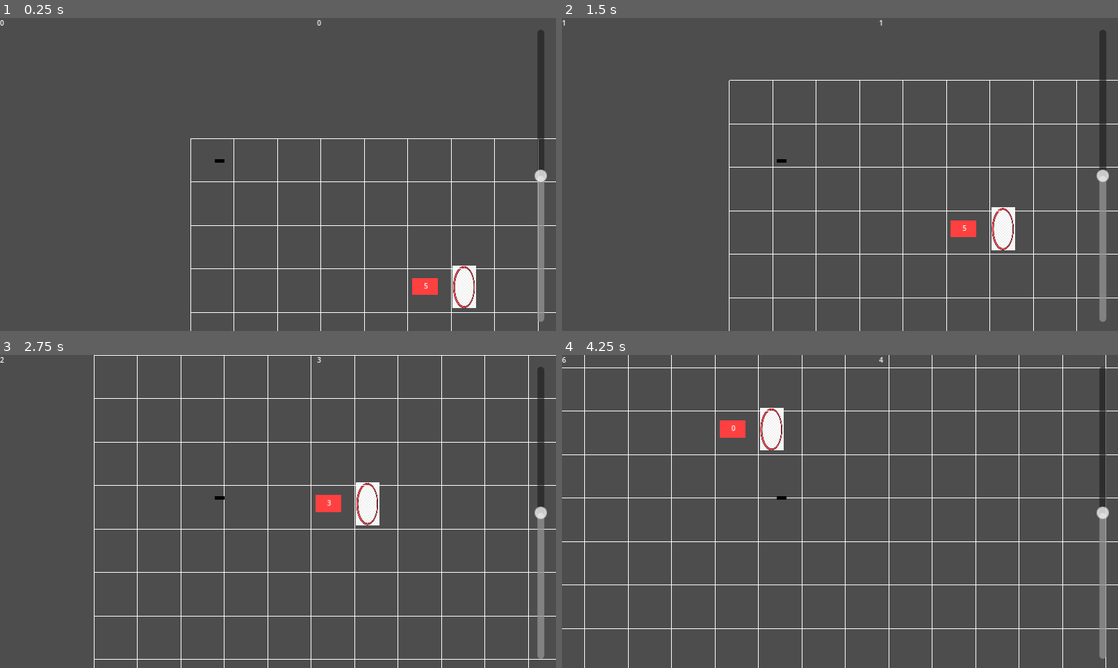
Above: before the commit, frames 1-4 (two rows, left to right).
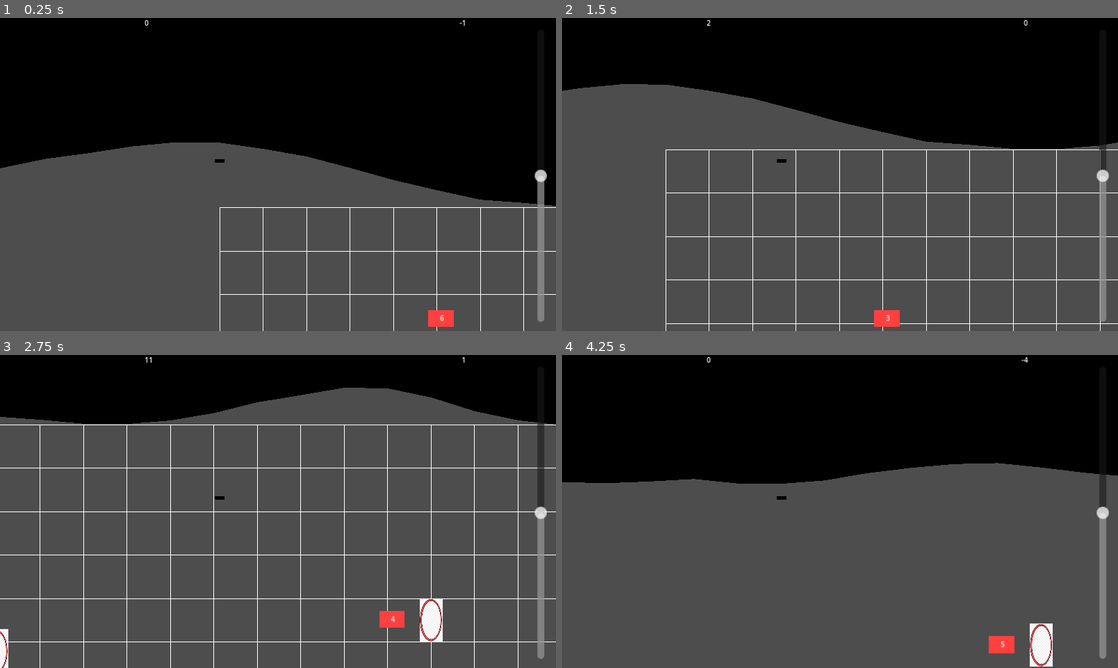
Above: after the commit, the same moments.

Repository: DvirKomlosh/glider
Game: Godot game, scene res://Scences/Main.tscn
Same seed, same stepped clock (60 frames per second), same inputs: the game is played once before the commit and once after it.
Inputs:
- Up to frame 1 (0.25 s): no input
- Up to frame 2 (1.5 s): hold Space 0.53-1.28 s; tap Space at 1.35 s
- Up to frame 3 (2.75 s): tap Space at 1.52, 1.82 s; hold Space from 2.03 s (still down)
- Up to frame 4 (4.25 s): release Space at 2.78 s; tap Space at 2.85, 3.02, 3.32 s; hold Space from 3.53 s (still down)

The runs differ from the first frame. In frame 1, 50% of the frame differs, in the area x 0-100%, y 0-100%; in frame 2, 36%; in frame 3, 24%; in frame 4, 41%.

Commit message:
with walls

Diff:
--- a/Scences/Main.tscn
+++ b/Scences/Main.tscn
@@ -1,14 +1,15 @@
-[gd_scene load_steps=4 format=3 uid="uid://dlue7lxuy1gh8"]
+[gd_scene load_steps=6 format=3 uid="uid://dlue7lxuy1gh8"]
 
 [ext_resource type="Script" path="res://Scripts/Main.gd" id="1_2ayxk"]
 [ext_resource type="PackedScene" uid="uid://dosackr3aogrr" path="res://Scences/glider.tscn" id="1_mtst1"]
+[ext_resource type="Script" path="res://Scences/environment.gd" id="3_deydf"]
 [ext_resource type="Script" path="res://Scripts/Rings.gd" id="3_n4ehn"]
+[ext_resource type="Script" path="res://Scences/walls.gd" id="4_m5oe5"]
 
 [node name="Main" type="Node2D"]
 script = ExtResource("1_2ayxk")
 
 [node name="Glider" parent="." instance=ExtResource("1_mtst1")]
-position = Vector2(670, 398)
 
 [node name="Camera2D" type="Camera2D" parent="Glider"]
 position = Vector2(-658, -1681)
@@ -17,19 +18,6 @@
 position_smoothing_speed = 20.0
 
 [node name="CanvasLayer" type="CanvasLayer" parent="."]
-
-[node name="x" type="Label" parent="CanvasLayer"]
-offset_right = 740.0
-offset_bottom = 396.0
-text = "number
-"
-
-[node name="y" type="Label" parent="CanvasLayer"]
-offset_right = 740.0
-offset_bottom = 396.0
-text = "number
-"
-horizontal_alignment = 2
 
 [node name="Controller" type="VSlider" parent="CanvasLayer"]
 anchors_preset = 11
@@ -46,21 +34,41 @@
 min_value = -90.0
 max_value = 90.0
 
-[node name="RingIndicator" type="ColorRect" parent="CanvasLayer"]
-visible = false
-anchors_preset = 6
-anchor_left = 1.0
-anchor_top = 0.5
-anchor_right = 1.0
-anchor_bottom = 0.5
-offset_left = -97.0
-offset_top = -21.0
-offset_right = -57.0
-offset_bottom = 19.0
-grow_horizontal = 0
-grow_vertical = 2
-color = Color(1, 0.18, 0.18, 1)
+[node name="Control" type="Control" parent="CanvasLayer"]
+layout_mode = 3
+anchors_preset = 5
+anchor_left = 0.5
+anchor_right = 0.5
+offset_left = -20.0
+offset_right = 20.0
+offset_bottom = 40.0
+grow_horizontal = 2
 
-[node name="Rings" type="Node2D" parent="."]
-scale = Vector2(3, 3)
+[node name="x" type="Label" parent="CanvasLayer/Control"]
+layout_mode = 2
+offset_left = -287.5
+offset_right = 452.5
+offset_bottom = 396.0
+text = "number
+"
+
+[node name="y" type="Label" parent="CanvasLayer/Control"]
+layout_mode = 2
+offset_left = -287.5
+offset_right = 452.5
+offset_bottom = 396.0
+text = "number
+"
+horizontal_alignment = 2
+
+[node name="Environment" type="Node2D" parent="."]
+script = ExtResource("3_deydf")
+
+[node name="Walls" type="Node2D" parent="Environment"]
+script = ExtResource("4_m5oe5")
+
+[node name="Rings" type="Node2D" parent="Environment"]
 script = ExtResource("3_n4ehn")
+
+[connection signal="wall_entred" from="Environment/Walls" to="Environment" method="on_wall_entred"]
+[connection signal="in_hoop" from="Environment/Rings" to="." method="_in_hoop"]
--- a/Scences/Ring.tscn
+++ b/Scences/Ring.tscn
@@ -1,8 +1,14 @@
-[gd_scene load_steps=6 format=3 uid="uid://ryby62sdmkgt"]
+[gd_scene load_steps=8 format=3 uid="uid://ryby62sdmkgt"]
 
 [ext_resource type="Texture2D" uid="uid://cjps34wyoyujf" path="res://Assets/hoop.png" id="1_hybc7"]
 [ext_resource type="Script" path="res://Scripts/Ring.gd" id="1_sas4b"]
 [ext_resource type="Script" path="res://Scences/ring_indicator.gd" id="3_07uct"]
+
+[sub_resource type="SegmentShape2D" id="SegmentShape2D_lefqb"]
+b = Vector2(0, -10000)
+
+[sub_resource type="SegmentShape2D" id="SegmentShape2D_owivs"]
+b = Vector2(0, 10000)
 
 [sub_resource type="RectangleShape2D" id="RectangleShape2D_s8l7c"]
 size = Vector2(8, 142)
@@ -11,7 +17,7 @@
 size = Vector2(30.3425, 7)
 
 [node name="Ring" type="Node2D"]
-scale = Vector2(2, 2)
+scale = Vector2(6, 6)
 script = ExtResource("1_sas4b")
 
 [node name="Back" type="Sprite2D" parent="."]
@@ -27,6 +33,16 @@
 texture = ExtResource("1_hybc7")
 region_enabled = true
 region_rect = Rect2(105, 0, 45, 165)
+
+[node name="UnderOver" type="Area2D" parent="."]
+
+[node name="Under" type="CollisionShape2D" parent="UnderOver"]
+position = Vector2(0, -80)
+shape = SubResource("SegmentShape2D_lefqb")
+
+[node name="Over" type="CollisionShape2D" parent="UnderOver"]
+position = Vector2(0, 80)
+shape = SubResource("SegmentShape2D_owivs")
 
 [node name="Middle" type="Area2D" parent="."]
 
@@ -63,4 +79,5 @@
 horizontal_alignment = 1
 vertical_alignment = 1
 
+[connection signal="body_entered" from="UnderOver" to="." method="_on_under_over_body_entered"]
 [connection signal="body_entered" from="Middle" to="." method="_on_in_loop"]
--- /dev/null
+++ b/Scences/Wall.tscn
@@ -0,0 +1,6 @@
+[gd_scene load_steps=2 format=3 uid="uid://dc345tcvjftm1"]
+
+[ext_resource type="Script" path="res://Scences/wall.gd" id="1_8q8g1"]
+
+[node name="Wall" type="Node2D"]
+script = ExtResource("1_8q8g1")
--- /dev/null
+++ b/Scences/environment.gd
@@ -0,0 +1,107 @@
+extends Node2D
+
+var min_passage_width: float= 200.0
+var section_length: float = 10000.0
+var section_size: int = 10
+var subsection_length: float = section_length / section_size
+
+var noise_down = FastNoiseLite.new()
+var noise_up = FastNoiseLite.new()
+var noise_path = FastNoiseLite.new()
+
+var next_ring_position = 6000
+var ring_distance = 10000
+var ring_distance_distance = 2000
+
+var y_values = Vector2(0, 10000)
+var x_value = -section_length * 2
+
+@onready var rings = $Rings
+@onready var walls = $Walls
+
+
+# Called when the node enters the scene tree for the first time.
+func _ready() -> void:
+	noise_down.seed = randi()
+	noise_down.noise_type = FastNoiseLite.TYPE_PERLIN
+	noise_down.frequency = 0.1
+
+	noise_up.seed = randi()
+	noise_up.noise_type = FastNoiseLite.TYPE_PERLIN
+	noise_up.frequency = 0.1
+
+	noise_path.seed = randi()
+	noise_path.noise_type = FastNoiseLite.TYPE_PERLIN
+	noise_path.frequency = 0.03
+
+	for i in range(5):
+		_generate_walls(x_value, y_values[0], y_values[1])
+
+		# Set the glider slightly below the celing, at the start
+		if abs(x_value) < subsection_length:
+			$"../Glider".position = Vector2(x_value, y_values[0] + 300)
+
+
+
+func _generate_ring(x_pos, down1, down2, up1, up2):
+	'''
+	generates a ring at the next ring position, at the middle of the tunnel
+	'''
+	# calculates the middle of the tunnel to place a ring
+	var ratio_x = (x_pos - down1.x) / (down2.x - down1.x)
+	var y_down = down1.y * (1 - ratio_x) + down2.y * ratio_x
+	var y_up = up1.y * (1 - ratio_x) + up2.y * ratio_x
+
+	var y_pos = (y_up + y_down) / 2
+
+	_generate_next_ring_position()
+	rings.call_deferred("instentiate_ring",(Vector2(x_pos, y_pos)))
+
+func on_wall_entred():
+	_generate_walls(x_value, y_values[0], y_values[1])
+	walls.call_deferred("destroy_last")
+	rings.remove_rings(x_value - section_length * 5)
+
+
+func _generate_walls(starting_x: float, y_down: float, y_up: float):
+	'''
+	generates 2 lists of a points to make walls out of.
+	'''
+	var up_points = []
+	var down_points = []
+	var last_x = starting_x
+	up_points.append(Vector2(starting_x, y_up))
+	down_points.append(Vector2(starting_x, y_down))
+
+	for i in range(section_size):
+		var x = starting_x + subsection_length * (i + 1)
+		var slope_down = atanh(noise_down.get_noise_1d(x * 0.001)) + 0.01
+		var slope_up = atanh(noise_up.get_noise_1d(x * 0.001)) - 0.01
+		var path = 1500 * noise_path.get_noise_1d(x * 0.001)
+		y_down = y_down + slope_down * subsection_length + path
+		y_up = y_up + slope_up * subsection_length + path
+
+		if y_up - y_down < 4000:
+			y_up = y_down + 8000
+
+		down_points.append(Vector2(x, y_down))
+		up_points.append(Vector2(x, y_up))
+
+		if next_ring_position <= x and next_ring_position > last_x:
+			_generate_ring(next_ring_position, down_points[-1], down_points[-2], up_points[-1],up_points[-2])
+
+		last_x = x
+
+	walls.instantiate_wall(down_points, up_points)
+
+	x_value += section_length
+	y_values = Vector2(y_down, y_up)
+
+func _generate_next_ring_position():
+	'''
+	returns the next ring position
+	'''
+	next_ring_position += ring_distance
+	ring_distance += ring_distance_distance
+
+	return next_ring_position
--- a/Scences/glider.tscn
+++ b/Scences/glider.tscn
@@ -6,7 +6,7 @@
 [sub_resource type="RectangleShape2D" id="RectangleShape2D_cjbsd"]
 size = Vector2(190, 73)
 
-[node name="Glider" type="CharacterBody2D"]
+[node name="Glider" type="CharacterBody2D" groups=["player"]]
 script = ExtResource("1_353v6")
 
 [node name="Sprite2D" type="Sprite2D" parent="."]
--- /dev/null
+++ b/Scences/wall.gd
@@ -0,0 +1,71 @@
+extends Node2D
+
+signal wall_entred
+
+
+var up_wall_points
+var down_wall_points
+var wall_size = 10000
+var entrance_thickness = 1000
+
+func _set_up_polygons() -> void:
+	var extreme_x = Vector2(down_wall_points[0].x, down_wall_points[-1].x)
+
+	# create down polygon points to close the shape
+	var down_points_polygon = down_wall_points
+	down_points_polygon.append(Vector2(extreme_x[1] ,down_wall_points[-1].y - wall_size))
+	down_points_polygon.append(Vector2(extreme_x[0] ,down_wall_points[0].y - wall_size))
+
+	# create up polygon points to close the shape
+	var up_points_polygon = up_wall_points
+	up_points_polygon.append(Vector2(extreme_x[1] ,up_wall_points[-1].y + wall_size))
+	up_points_polygon.append(Vector2(extreme_x[0] ,up_wall_points[0].y + wall_size))
+
+	var down_static = StaticBody2D.new()
+	var down_collision = CollisionPolygon2D.new()
+	var down_polygon = Polygon2D.new()
+	down_polygon.color = Color.BLACK
+
+	down_collision.polygon = PackedVector2Array(down_points_polygon)
+	down_static.add_child(down_collision)
+	add_child(down_static)
+
+	down_polygon.polygon = PackedVector2Array(down_points_polygon)
+	add_child(down_polygon)
+
+	var up_static = StaticBody2D.new()
+	var up_collision = CollisionPolygon2D.new()
+	var up_polygon = Polygon2D.new()
+	up_polygon.color = Color.BLACK
+
+	up_collision.polygon = PackedVector2Array(up_points_polygon)
+	up_static.add_child(up_collision)
+	add_child(up_static)
+
+	up_polygon.polygon = PackedVector2Array(up_points_polygon)
+	add_child(up_polygon)
+
+
+func _set_up_entrance() -> void:
+	var entrance_shape = Vector2(entrance_thickness, up_wall_points[0].y  - down_wall_points[0].y)
+	var entrance_position =  Vector2(up_wall_points[0].x, (up_wall_points[0].y + down_wall_points[0].y) / 2)
+	var area = Area2D.new()
+	var collision = CollisionShape2D.new()
+	var shape = RectangleShape2D.new()
+
+	shape.extents = entrance_shape
+	collision.shape = shape
+	collision.position = entrance_position
+
+	area.add_child(collision)
+	add_child(area)
+
+	area.connect("body_entered", Callable(self,"_on_body_entred"))
+
+func _on_body_entred(body):
+	if body.is_in_group("player"):
+		wall_entred.emit()
+
+func _ready() -> void:
+	call_deferred("_set_up_polygons")
+	call_deferred("_set_up_entrance")
--- /dev/null
+++ b/Scences/walls.gd
@@ -0,0 +1,30 @@
+extends Node2D
+
+signal wall_entred
+
+var wall_scene = preload("res://Scences/Wall.tscn")
+var walls = []
+
+func _wall_entred():
+	wall_entred.emit()
+
+func destroy_last():
+	'''
+	destroys the last wall, and removes it from the tree
+	'''
+	if len(walls) > 0:
+		remove_child(walls[0])
+		walls.remove_at(0)
+
+func instantiate_wall(points_down, points_up) -> void:
+	'''
+	creates a wall with the given points
+	'''
+
+	var new_wall = wall_scene.instantiate()
+	new_wall.down_wall_points = points_down
+	new_wall.up_wall_points = points_up
+	add_child(new_wall)
+	new_wall.wall_entred.connect(_wall_entred)
+
+	walls.append(new_wall)
--- a/Scripts/Main.gd
+++ b/Scripts/Main.gd
@@ -1,10 +1,4 @@
 extends Node2D
-
-
-# Called when the node enters the scene tree for the first time.
-func _ready():
-	$Rings.in_hoop.connect(_in_hoop)
-
 
 
 func _in_hoop():
@@ -18,27 +12,25 @@
 func _process(delta):
 
 	# set glider UI position
-	$CanvasLayer/x.text = str(int($Glider.position.x/1000))
-	$CanvasLayer/y.text = str(int($Glider.position.y/1000))
+	$CanvasLayer/Control/x.text = str(int($Glider.position.x/1000))
+	$CanvasLayer/Control/y.text = str(int($Glider.position.y/1000))
 
-	# kill glider if too low, temporary:
-	if int($Glider.position.y) >= 10000:
-		#get_tree().paused = true
+	if not $Glider.is_alive:
 		var current_scene = get_tree().current_scene.scene_file_path
 		get_tree().change_scene_to_file(current_scene)
+
 
 func _draw():
 
 	# draw grid, temporary:
 	var min_x = 0
 	var min_y = 0
-	var max_x = 1000000
-	var max_y = 1000000
+	var max_x = 2000000
+	var max_y = 2000000
 
 	for i in range(11):
 		if i >= 10:
 			draw_line(Vector2(min_x,i*1000), Vector2(max_x,i*1000), Color.RED)
-			draw_rect(Rect2(Vector2(min_x,i*1000),Vector2(max_x,max_x)),Color.BROWN)
 		else:
 			draw_line(Vector2(min_x,i*1000), Vector2(max_x,i*1000), Color.WHITE)
 
--- a/Scripts/Ring.gd
+++ b/Scripts/Ring.gd
@@ -1,13 +1,12 @@
 extends Node2D
 
 signal in_hoop
+signal out_hoop
 
 var x_margin_size = 100
 var y_margin_size = 10
 
 var is_on_screen
-
-
 
 @onready var indicator = $CanvasLayer/RingIndicator
 @onready var indicator_label = $CanvasLayer/RingIndicator/RingDistance
@@ -16,7 +15,18 @@
 func _on_in_loop(body):
 	in_hoop.emit()
 
+func _on_under_over_body_entered(body: Node2D) -> void:
+	if body.is_in_group("player"):
+		out_hoop.emit()
+
+func unset_indicator():
+	indicator.visible = false
+
 func set_indicator(glider_global_position):
+	'''
+	sets the indicator of the ring to clamp to screen in the direction of the ring,
+	with the distance of the glider from the ring
+	'''
 	var origin_position = get_global_transform_with_canvas().origin
 	var vp_size = get_viewport_rect().size
 
--- a/Scripts/Rings.gd
+++ b/Scripts/Rings.gd
@@ -3,55 +3,59 @@
 signal in_hoop
 
 var ring_scene = preload("res://Scences/Ring.tscn")
-var last_update_position = 0
-var next_ring_update = 100
-var ring_distance = 2000
-var next_ring= null
+
+var active_rings = []
+var rings = []
+
+
 # Called when the node enters the scene tree for the first time.
 func _ready():
 	for ring in get_children():
 		ring.in_hoop.connect(send_in_hoop)
 
 func send_in_hoop():
+	active_rings[0].unset_indicator()
+	active_rings.remove_at(0)
 	in_hoop.emit()
 
-# Called every frame. 'delta' is the elapsed time since the previous frame.
-func _process(delta):
-	var glider_position = $"../Glider".global_position
-	if glider_position.x > next_ring_update:
-		_remove_rings(glider_position.x)
 
-		if len(get_children()) == 0:
-			next_ring_update += ring_distance
-			ring_distance += 2000
-			_instentiate_ring(Vector2(next_ring_update, 1800 + 1 * randf_range(-1000, 1000)))
-
-	var rings = get_children()
+func send_out_hoop():
+	active_rings[0].unset_indicator()
+	active_rings.remove_at(0)
 
 
+func _process(delta):
+	var glider_position = $"../../Glider".global_position
+
 	if len(rings) > 0:
-		rings[0].set_indicator(glider_position)
+		active_rings[0].set_indicator(glider_position)
 
 
 
 
-func _instentiate_ring(new_pos: Vector2):
+func instentiate_ring(new_pos: Vector2):
 	'''
 	generates a new ring
 	'''
+
 	var new_ring = ring_scene.instantiate()
 	new_ring.global_position.x = new_pos.x
 	new_ring.global_position.y = new_pos.y
 	add_child(new_ring)
 	new_ring.in_hoop.connect(send_in_hoop)
-	next_ring = new_ring
+	new_ring.out_hoop.connect(send_out_hoop)
+	rings.append(new_ring)
+	active_rings.append(new_ring)
 
 
-func _remove_rings(glider_pos):
+func remove_rings(x_position):
 	'''
 	used to destroy hoops that are way behind us
 	'''
-	for ring in get_children():
-		if glider_pos -5000 - ring.global_position.x > 0:
-			remove_child(ring)
-			return
+	if len(rings) <= 0:
+		return
+	var ring = rings[0]
+	if x_position > ring.global_position.x:
+		remove_child(ring)
+		rings.remove_at(0)
+		return
--- a/Scripts/glider.gd
+++ b/Scripts/glider.gd
@@ -8,7 +8,7 @@
 # Get the gravity from the project settings to be synced with RigidBody nodes.
 var gravity = ProjectSettings.get_setting("physics/2d/default_gravity")
 
-var alive = true
+var is_alive = true
 var debug_mode = false
 
 
@@ -18,7 +18,7 @@
 func _process(delta):
 
 	var screen_height = 5040.0
-	if alive:
+	if is_alive:
 		rotation = asin( - $"../CanvasLayer/Controller".value/90)
 
 	# clamp rotation:
@@ -69,7 +69,7 @@
 
 	# boost:
 	if Input.is_key_pressed(KEY_SPACE):
-		acc += forward_dir * 10
+		velocity += forward_dir * 100
 
 	acc *= ACC_MULT
 	velocity += acc
@@ -80,7 +80,7 @@
 
 	var collided = move_and_slide()
 	if collided:
-		alive = false
+		is_alive = false
 		create_tween().tween_property($".", "rotation", -PI/2, 1)
 
 
Not shown, changed: export_presets.cfg
